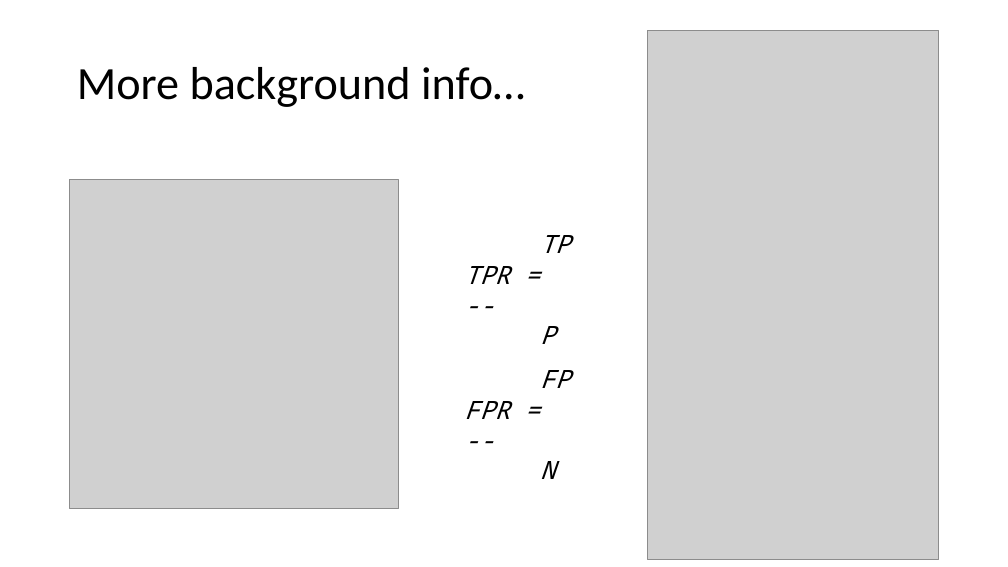
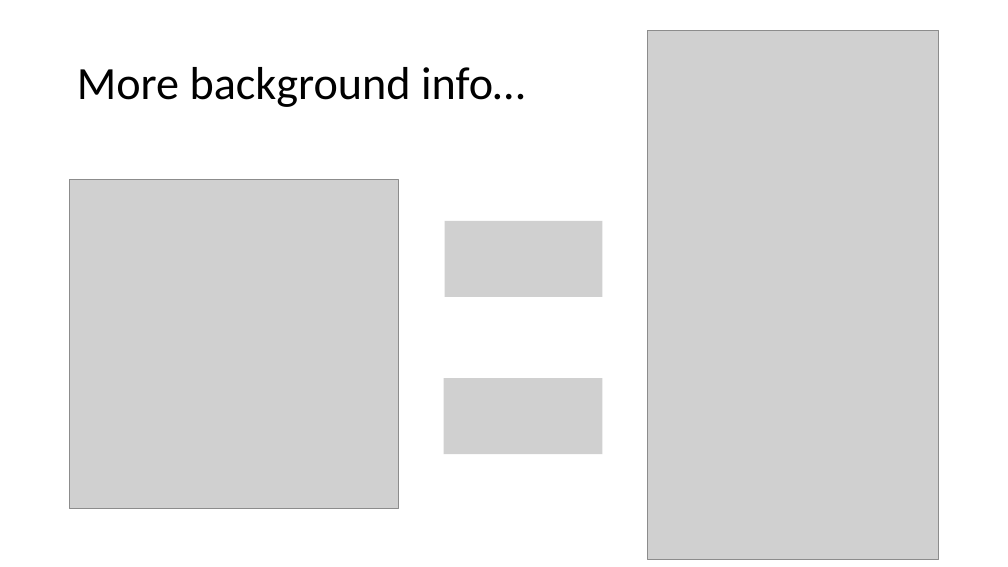
Before and after one commit to ejdoff/cyberhunt2021, a slide deck: slide 6 of ATW_APT_Presentation/EDA-Presentation.pptx. Drawn at 1008x567 pixels with LibreOffice and Linux fonts; fonts in the diff are those of the drawing; grey boxes stand for pictures. Boxes give left, top, right and bottom in pixels: in the first picture for what was removed or moved away, otherwise in the second. Text is boxed around its words. In the diff, an @@ line names an element or a change of style, - is before the commit and + after.

```diff
--- a/ATW_APT_Presentation/EDA-Presentation.pptx
+++ b/ATW_APT_Presentation/EDA-Presentation.pptx
@@ picture added at (x1=445, y1=221, x2=603, y2=296) @@
@@ text removed at (x1=464, y1=235, x2=570, y2=344) @@
-TP
-TPR = --
-P
@@ picture added at (x1=444, y1=378, x2=603, y2=454) @@
@@ text removed at (x1=464, y1=370, x2=570, y2=479) @@
-FP
-FPR = --
-N
```
Also in this commit, not shown: 3 other slides changed, 1 slide added.
